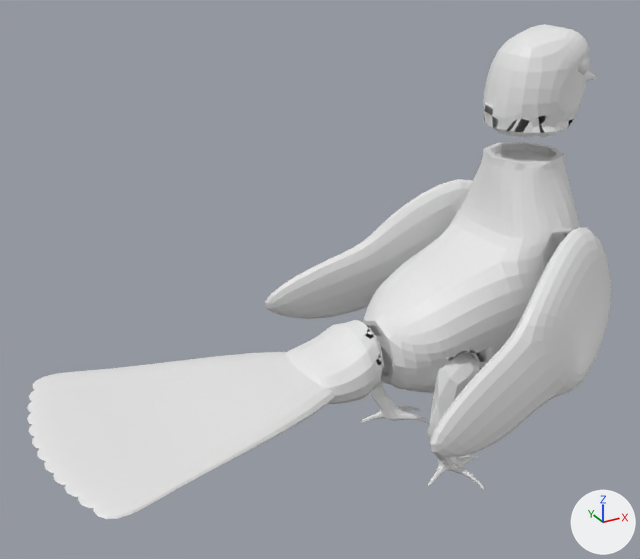
Renders of the glTF model assets/Models/Pigeon_proto.glb from each side of a commit.
Both versions are drawn from a 50 mm lens placed at (-6.27, -9.19, 9.04), pointed at (-1.15, 0.14, 4.38). The lights are fixed; the arrows at lower right show +X, +Y and +Z. The older version comes first. Where no turn or scale is listed for an object, it has been applied to the vertices. Vertices at exactly the same position are counted once.

The scene before the commit, as lines of its bpy script (objects in view):
```python
me_cube_004 = bpy.data.meshes.new('Cube.004')
me_cube_004.from_pydata(...)  # 1916 vertices, 3822 faces; spans x -1.06..0.75, y -0.58..0.58, z -0.86..0.5
me_cube_004.materials.append(mat_material_003)  # white #e7e7e7
me_cube_005 = bpy.data.meshes.new('Cube.005')
me_cube_005.from_pydata(...)  # 342 vertices, 680 faces; spans x -0.48..0.55, y -0.57..0.47, z -0.5..1.41
me_cube_005.materials.append(mat_material_007)  # white #e7e7e7
me_cube_008 = bpy.data.meshes.new('Cube.008')
me_cube_008.from_pydata(...)  # 400 vertices, 795 faces; spans x -2.06..1.64, y -0.82..0.57, z -0.91..1.33
me_cube_008.materials.append(mat_material_004)  # white #e7e7e7
me_plane_001 = bpy.data.meshes.new('Plane.001')
me_plane_001.from_pydata(...)  # 2993 vertices, 5930 faces; spans x -3.92..0.63, y -1.67..1.67, z -0.47..0.53
me_plane_001.materials.append(mat_material)  # white #e7e7e7
ob_head = bpy.data.objects.new('Head', me_cube_004)
ob_head.location = (2.46, 0.0, 6.88)
ob_left_wing = bpy.data.objects.new('Left Wing', me_cube_008)
ob_left_wing.location = (1.08, 1.7, 3.65)
ob_right_leg = bpy.data.objects.new('Right Leg', me_cube_005)
ob_right_leg.location = (0.48, -0.8, 1.88)
ob_tail = bpy.data.objects.new('Tail', me_plane_001)
ob_tail.location = (-1.08, 0.0, 3.14)
# also in view: 'Right Wing' at (0.87, -1.58, 3.86); 'Body' at (1.33, 0.0, 4.1); 'Left Leg' at (0.51, 0.85, 2.34)
```
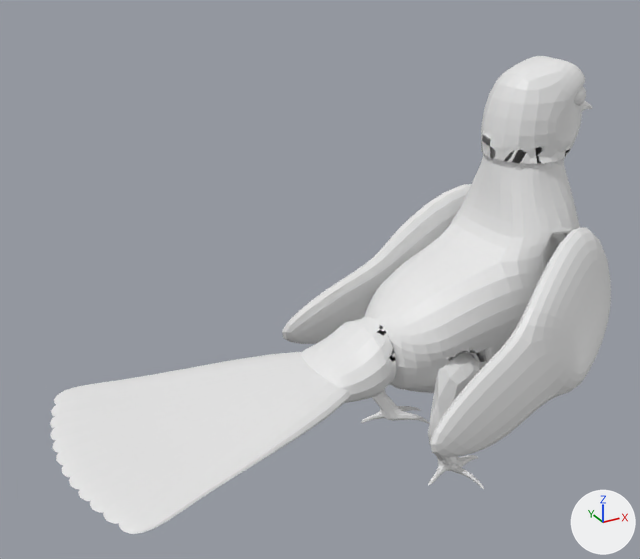
Where the change shows, as pixel boxes [x1, y1, x2, y2] in the pictures (640 x 559 px):
'Tail', moved, turned
    before: [27, 320, 384, 519]
    after: [50, 317, 396, 534]
'Head', moved
    before: [483, 24, 596, 138]
    after: [481, 56, 592, 164]
'Left Wing', reshaped, moved (9% narrower, 14% taller)
    before: [265, 179, 473, 319]
    after: [282, 184, 471, 344]

The edits, one by one:
me_cube_008 is used by ob_left_wing; location (1.08, 1.7, 3.65).
me_cube_008 had 400 vertices, 795 faces and spanned x -2.06..1.64, y -0.82..0.57, z -0.91..1.33.
me_cube_008 now has 400 vertices, 795 faces and spans x -2.12..1.73, y -0.5..0.36, z -0.92..1.35.
me_cube_008 part 1: the whole mesh is multiplied about the mesh origin by the matrix ((0.969, -0.246, -0.016), (0.246, 0.969, -0.013), (0.019, 0.009, 1.0)).
me_plane_001 is used by ob_tail; location (-1.08, 0.0, 3.14).
me_plane_001 had 2993 vertices, 5930 faces and spanned x -3.92..0.63, y -1.67..1.67, z -0.47..0.53.
me_plane_001 now has 2993 vertices, 5930 faces and spans x -3.91..0.66, y -1.67..1.67, z -0.45..0.57.
me_plane_001 part 2: the whole mesh is turned -4.2 degrees about the y axis through the mesh origin.
Object 'Head' (ob_head) moves from (2.46, 0.0, 6.88) to (2.46, 0.0, 6.47).
Object 'Left Wing' (ob_left_wing) moves from (1.08, 1.7, 3.65) to (0.97, 1.28, 3.63).
Object 'Tail' (ob_tail) moves from (-1.08, 0.0, 3.14) to (-0.85, 0.0, 3.11).
